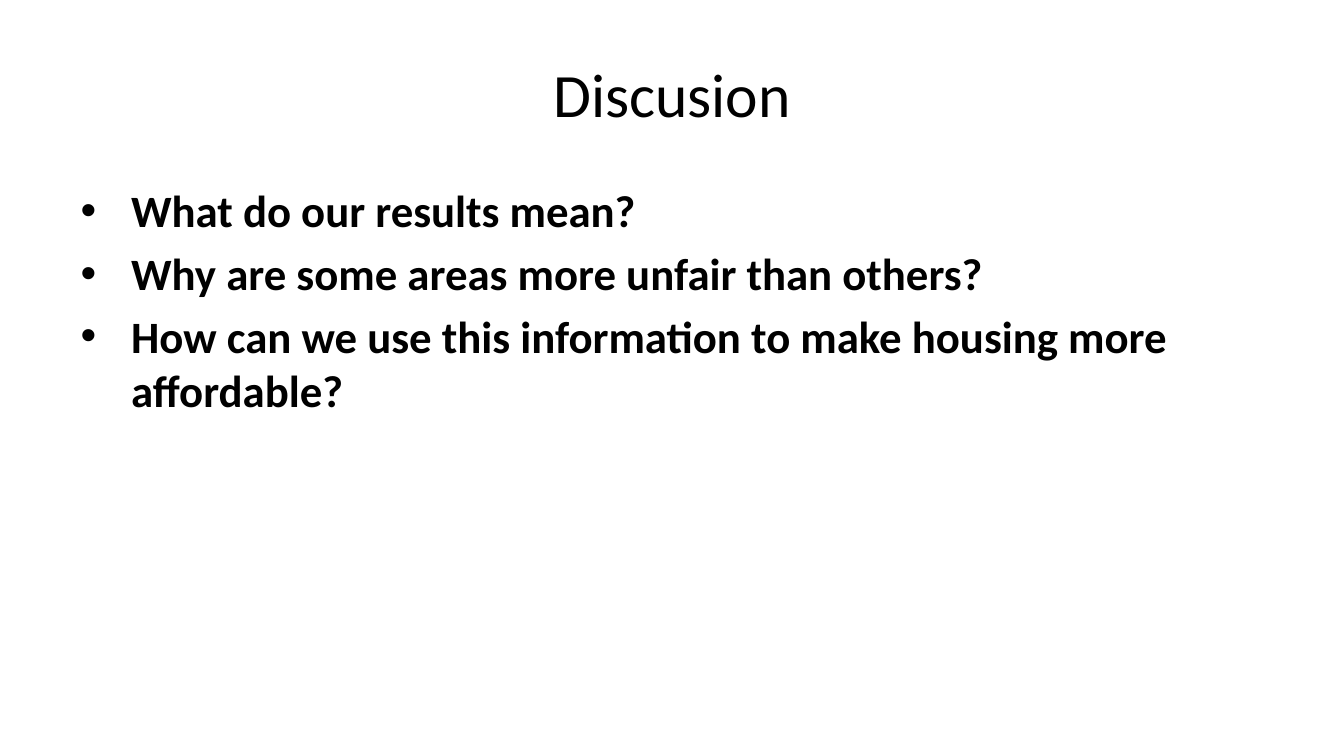
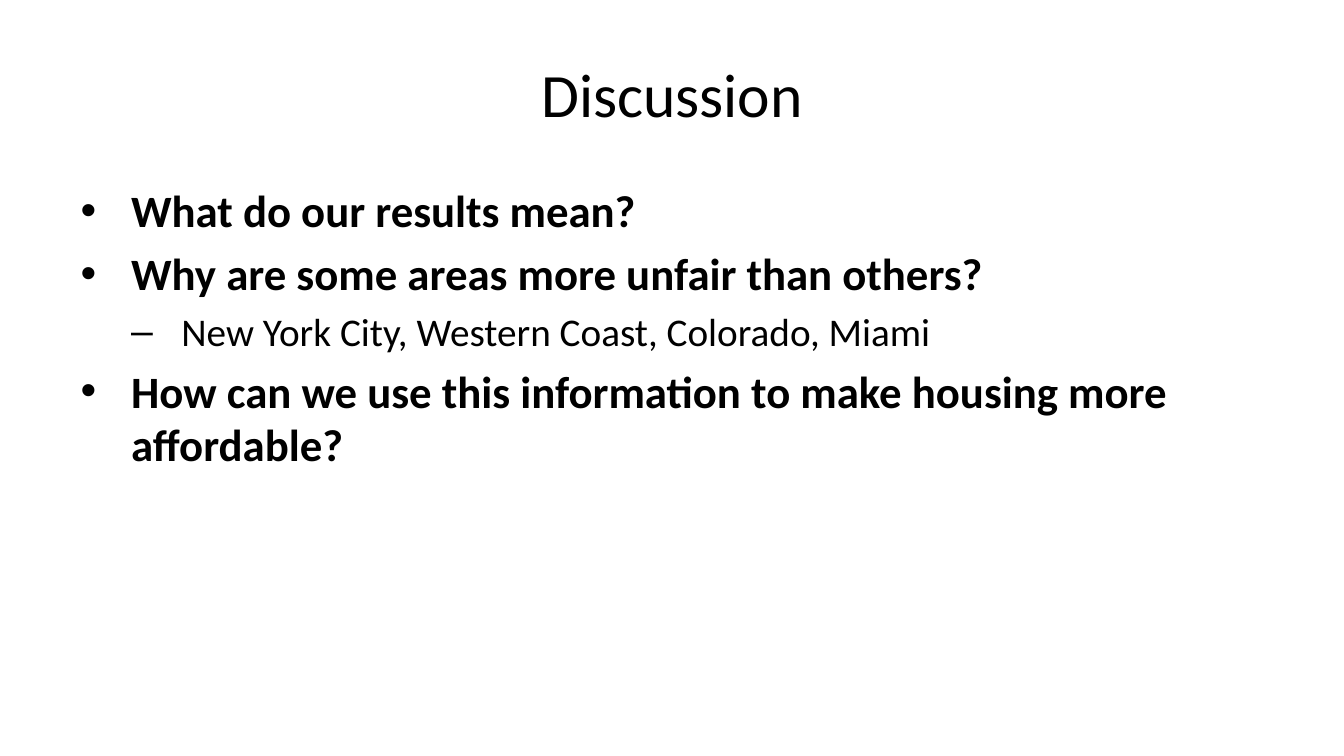
Before and after one commit to dylpickle123780/STAT489_Research_Project, a slide deck: slide 5 of presentation/final-presentation.pptx. Drawn at 1344x756 pixels with LibreOffice and Linux fonts; fonts in the diff are those of the drawing. Boxes give left, top, right and bottom in pixels: in the first picture for what was removed or moved away, otherwise in the second. Text is boxed around its words. In the diff, an @@ line names an element or a change of style, - is before the commit and + after.

```diff
--- a/presentation/final-presentation.pptx
+++ b/presentation/final-presentation.pptx
@@ title at (x1=541, y1=74, x2=802, y2=118): text changed @@
-Discusion
+Discussion
@@ text at (x1=181, y1=318, x2=931, y2=353): paragraph added @@
+  – New York City, Western Coast, Colorado, Miami
```
Also in this commit, not shown: 3 other slides changed, 1 other file.
